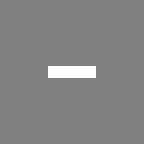
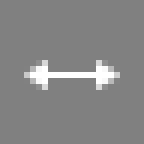
Layers edited between the first and the second w=144, h=144 image:
hid "Pause copy 2" over [48, 66, 96, 72]
showed group "Zoom+" (2 layers) over [24, 60, 120, 90]
painted on "ARROW RIGHT 2" (4th of 4, in "Zoom+") over [72, 60, 120, 90]
painted on "ARROW LEFT 2" (4th of 4, in "Zoom+") over [24, 60, 72, 90]
